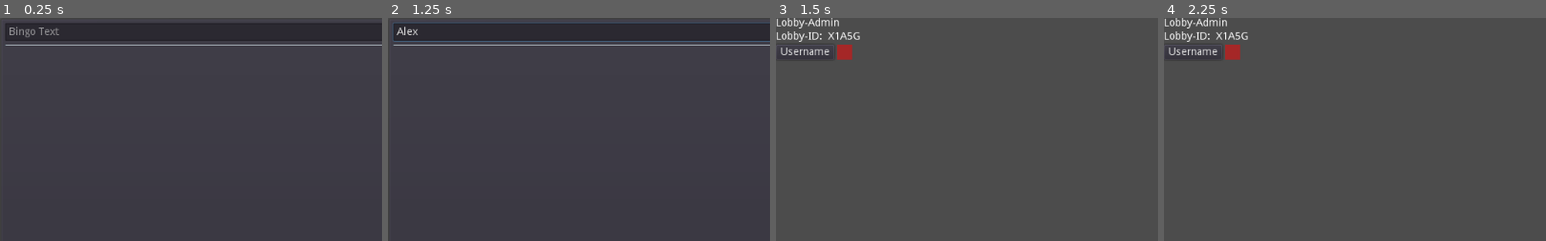
Above: before the commit, frames 1-4 (left to right).
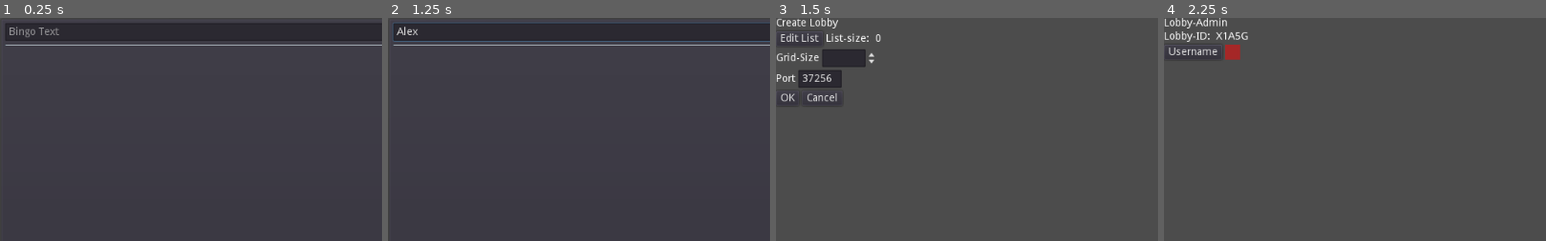
Above: after the commit, the same moments.

Repository: Reneator/Godot-Online-Bingo
Game: Godot game, scene res://Entry_Editor/Bingo_Listen_Editor.tscn
The game is run twice, just before and just after one commit, with the same random seed, the same clock (stepped at 60 frames per second) and the same inputs. This scene is started directly instead of the project's main scene.
Inputs (mouse positions are % of the whole screen's width and height, from its top left):
- Up to frame 1 (0.25 s): no input
- Up to frame 2 (1.25 s): click (49, 3) at 0.52 s; type "Alex" at 0.6 s
- Up to frame 3 (1.5 s): click "Ok" at 1.25 s
- Up to frame 4 (2.25 s): click (2, 18) at 2 s, where only the run after the commit has a clickable "OK"
The pictures show only the part of the screen within x 0-50%, y 0-50%; the shares and areas given below are measured in that part.

Frames 1-2 are identical in both runs. In frame 3, 3.5% of the frame differs, in the area x 0-28%, y 0-39%; in frame 4, nothing differs.

Commit message:
Added Load/Save,
Added proper loading and saving of Editor_List entries

Diff:
--- a/UI.tscn
+++ b/Dice_Roller.tscn
@@ -1,6 +1,6 @@
 [gd_scene load_steps=2 format=2]
 
-[ext_resource path="res://UI.gd" type="Script" id=1]
+[ext_resource path="res://Dice_Roller.gd" type="Script" id=1]
 
 [node name="UI" type="Control"]
 anchor_right = 1.0
--- a/Entry_Editor/Bingo_Listen_Editor.gd
+++ b/Entry_Editor/Bingo_Listen_Editor.gd
@@ -5,8 +5,13 @@
 
 var entries = []
 
+func _ready():
+	load_state()
+
 func initialize(_entries):
 	entries = _entries
+	if not entries:
+		entries = []
 	for entry in entries:
 		create_entry(entry)
 
@@ -51,9 +56,7 @@
 
 func _on_OK_Button_pressed():
 	save()
-	get_tree().change_scene_to(Scenes.lobby_admin_screen)
-
-	pass # Replace with function body.
+	get_tree().change_scene_to(Scenes.create_lobby_screen)
 
 
 func _on_Import_Button_pressed():
@@ -64,7 +67,8 @@
 	pass # Replace with function body.
 
 func save():
-	pass
+	Global.entries = entries
 
 func load_state():
-	pass
+	var entries_list = Global.entries
+	initialize(entries_list)
--- a/Global.gd
+++ /dev/null
@@ -1,23 +0,0 @@
-extends Node
-
-var entries
-
-var user_name = ""
-
-var lobby_key = ""
-
-#clean up the session logic
-
-var session : Session
-
-var game_session: Session
-
-var host_session: Session
-
-var saved_ip_address = "127.0.0.1:37256"
-
-var max_players = 100
-
-var is_host = false
-
-var is_connected = false
--- a/Create_Lobby_Screen.gd
+++ b/Lobby/Create_Lobby_Screen.gd
@@ -1,5 +1,8 @@
 extends VBoxContainer
 
+
+func _ready():
+	load_state()
 
 
 func _on_OK_Button_pressed():
@@ -38,4 +41,9 @@
 
 
 func load_state():
-	pass
+#	var session_preset = Global.session_preset
+#	if not session_preset:
+#		return
+	var entries = Global.entries
+	if entries:
+		$HBoxContainer2/List_Size_Label.text = str(entries.size())
--- a/Create_Lobby_Screen.tscn
+++ b/Lobby/Create_Lobby_Screen.tscn
@@ -1,6 +1,6 @@
 [gd_scene load_steps=2 format=2]
 
-[ext_resource path="res://Create_Lobby_Screen.gd" type="Script" id=1]
+[ext_resource path="res://Lobby/Create_Lobby_Screen.gd" type="Script" id=1]
 
 [node name="Create_Lobby_Screen" type="VBoxContainer"]
 anchor_right = 1.0
--- a/Lobby_Admin.tscn
+++ b/Lobby/Lobby_Admin.tscn
@@ -1,13 +1,13 @@
 [gd_scene load_steps=4 format=2]
 
-[ext_resource path="res://Lobby_Admin.gd" type="Script" id=1]
+[ext_resource path="res://Admin_Username_Element.tscn" type="PackedScene" id=1]
 [ext_resource path="res://Bingo/Bingo.tscn" type="PackedScene" id=2]
-[ext_resource path="res://Admin_Username_Element.tscn" type="PackedScene" id=3]
+[ext_resource path="res://Lobby/Lobby_Admin.gd" type="Script" id=3]
 
 [node name="Lobby_Admin" type="VBoxContainer"]
 anchor_right = 1.0
 anchor_bottom = 1.0
-script = ExtResource( 1 )
+script = ExtResource( 3 )
 __meta__ = {
 "_edit_use_anchors_": false
 }
--- a/Lobby_Screen.tscn
+++ b/Lobby/Lobby_Screen.tscn
@@ -1,6 +1,6 @@
 [gd_scene load_steps=3 format=2]
 
-[ext_resource path="res://Lobby_Screen.gd" type="Script" id=1]
+[ext_resource path="res://Lobby/Lobby_Screen.gd" type="Script" id=1]
 [ext_resource path="res://Bingo/Bingo.tscn" type="PackedScene" id=2]
 
 [node name="Lobby_Screen" type="VBoxContainer"]
--- a/Main_Menu.gd
+++ b/Main_Menu.gd
@@ -11,7 +11,7 @@
 	var valid = check_name()
 	if valid:
 		save()
-		get_tree().change_scene("res://Create_Lobby_Screen.tscn")
+		get_tree().change_scene_to(Scenes.create_lobby_screen)
 
 func _on_Join_Game_Button_pressed():
 	var valid = check_name()
--- /dev/null
+++ b/global/Global.gd
@@ -0,0 +1,70 @@
+extends Node
+
+var entries
+
+var user_name = ""
+
+var lobby_key = ""
+
+#clean up the session logic
+
+var session : Session
+
+var game_session: Session
+
+var host_session: Session
+
+var saved_ip_address = "127.0.0.1:37256"
+
+var max_players = 100
+
+var is_host = false
+
+var is_connected = false
+
+
+var save_path = "user://Multi_Bingo.save"
+
+func _ready():
+	load_game()
+
+func _notification(what):
+	if what == MainLoop.NOTIFICATION_WM_QUIT_REQUEST:
+		save()
+		get_tree().quit()
+
+func save():
+	var save_dict = get_save_dict()
+	var file = File.new()
+	file.open(save_path, File.WRITE)
+	file.store_var(save_dict)
+	file.close()
+
+func load_game():
+	var save_dict = load_save_dict()
+	if not save_dict:
+		return
+	load_from_dict(save_dict)
+
+func load_save_dict():
+	var file = File.new()
+	if not file.file_exists(save_path):
+		return
+	file.open(save_path, File.READ)
+	var save_dict = file.get_var(true)
+	file.close()
+	return save_dict
+
+func get_save_dict():
+	var save_dict = {}
+	save_dict["user_name"] = user_name
+	save_dict["entries"] = entries
+	return save_dict
+
+func load_from_dict(save_dict):
+	user_name = save_dict.get("user_name")
+	if not user_name:
+		user_name = ""
+	entries = save_dict.get("entries")
+	if not entries:
+		entries = []
--- a/Scenes.tscn
+++ b/global/Scenes.tscn
@@ -1,11 +1,14 @@
 [gd_scene load_steps=7 format=2]
 
-[ext_resource path="res://Scenes.gd" type="Script" id=1]
-[ext_resource path="res://Create_Lobby_Screen.tscn" type="PackedScene" id=2]
+[ext_resource path="res://global/Scenes.gd" type="Script" id=1]
+[ext_resource path="res://Lobby/Create_Lobby_Screen.tscn" type="PackedScene" id=2]
 [ext_resource path="res://Main_Menu.tscn" type="PackedScene" id=3]
-[ext_resource path="res://Lobby_Screen.tscn" type="PackedScene" id=4]
+[ext_resource path="res://Lobby/Lobby_Screen.tscn" type="PackedScene" id=4]
 [ext_resource path="res://Entry_Editor/Bingo_Listen_Editor.tscn" type="PackedScene" id=5]
-[ext_resource path="res://Lobby_Admin.tscn" type="PackedScene" id=6]
+[ext_resource path="res://Lobby/Lobby_Admin.tscn" type="PackedScene" id=6]
+
+
+
 
 [node name="Scenes" type="Node"]
 script = ExtResource( 1 )
--- a/Session_Manager.gd
+++ b/global/Session_Manager.gd
@@ -12,3 +12,10 @@
 	session.entries = ["1","2","3","4","5","6","7","8","9"]
 	session.grid_size = Global.host_session.grid_size
 	return session
+
+func get_player_list():
+	return {}
+
+func get_session_by_name(username):
+	var id = username
+	return
--- a/project.godot
+++ b/project.godot
@@ -17,7 +17,7 @@
 "base": "Node",
 "class": "Session_Manager",
 "language": "GDScript",
-"path": "res://Session_Manager.gd"
+"path": "res://global/Session_Manager.gd"
 } ]
 _global_script_class_icons={
 "Session": "",
@@ -32,10 +32,10 @@
 
 [autoload]
 
-Scenes="*res://Scenes.tscn"
-Global="*res://Global.gd"
-NetworkMonitor="*res://Network_Monitor.gd"
-Game="*res://Game.gd"
+Scenes="*res://global/Scenes.tscn"
+Global="*res://global/Global.gd"
+NetworkMonitor="*res://global/Network_Monitor.gd"
+Game="*res://global/Game.gd"
 
 [rendering]
 
Renamed: UI.gd -> Dice_Roller.gd
Renamed: Lobby_Admin.gd -> Lobby/Lobby_Admin.gd
Not shown: 1 places in Lobby/Lobby_Admin.tscn that only renumber resources
Renamed: Lobby_Screen.gd -> Lobby/Lobby_Screen.gd
Renamed: Game.gd -> global/Game.gd
Renamed: Network_Monitor.gd -> global/Network_Monitor.gd
Renamed: Scenes.gd -> global/Scenes.gd
